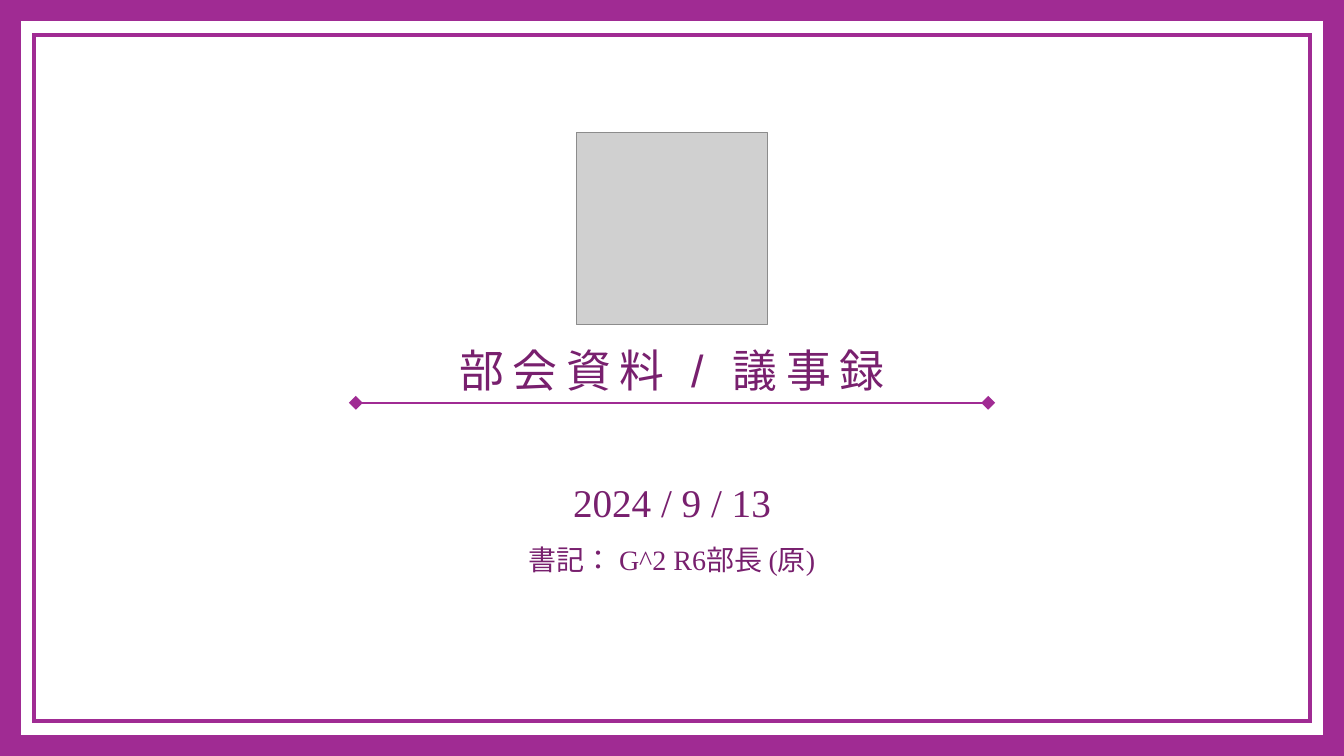
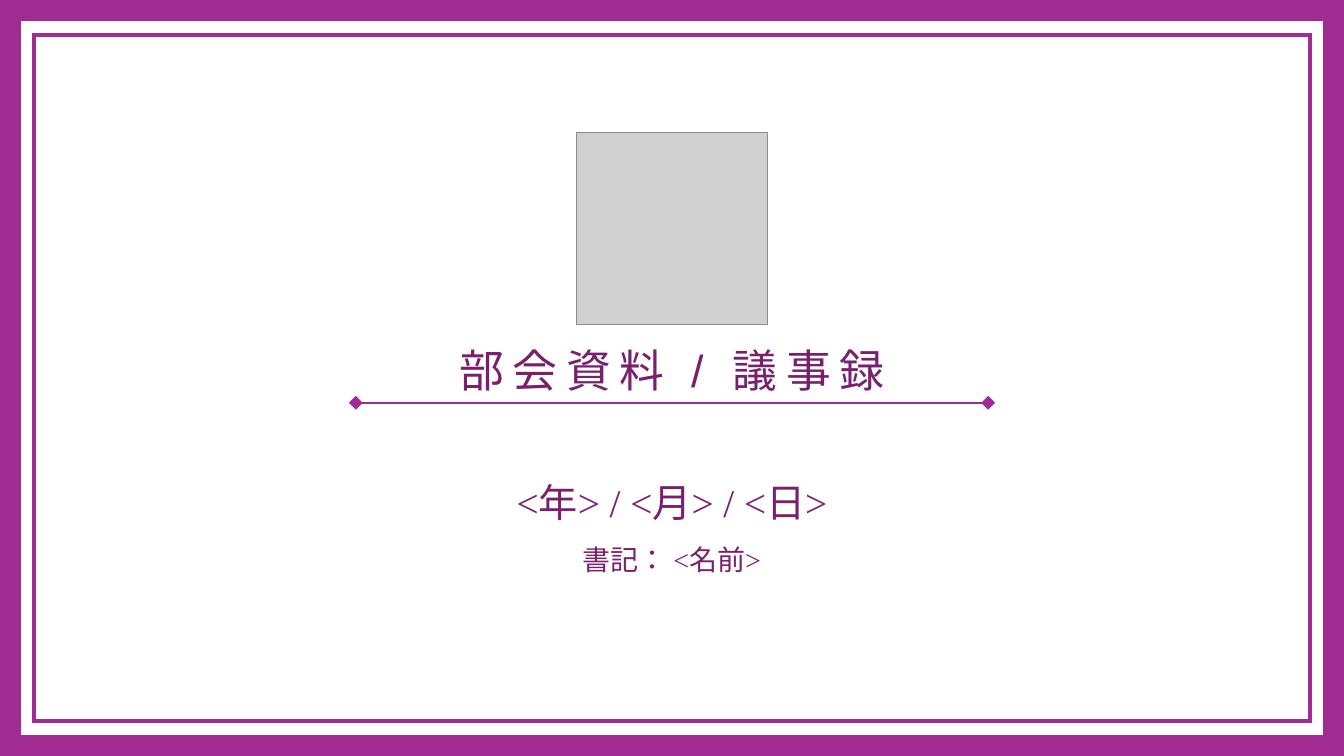
Before and after one commit to G-2-yama/archives, a slide deck: slide 1 of minutes/slide_template.pptx. Drawn at 1344x756 pixels with LibreOffice and Linux fonts; fonts in the diff are those of the drawing; grey boxes stand for pictures. Boxes give left, top, right and bottom in pixels: in the first picture for what was removed or moved away, otherwise in the second. Text is boxed around its words. In the diff, an @@ line names an element or a change of style, - is before the commit and + after.

```diff
--- a/minutes/slide_template.pptx
+++ b/minutes/slide_template.pptx
@@ text at box(517, 487, 827, 573): text changed; size 20 to 28 pt @@
-2024 / 9 / 13
-書記： G^2 R6部長 (原)
+<年> / <月> / <日>
+書記： <名前>
```
Also in this commit, not shown: 3 other slides changed, 4 slides added, 17 slides removed.
